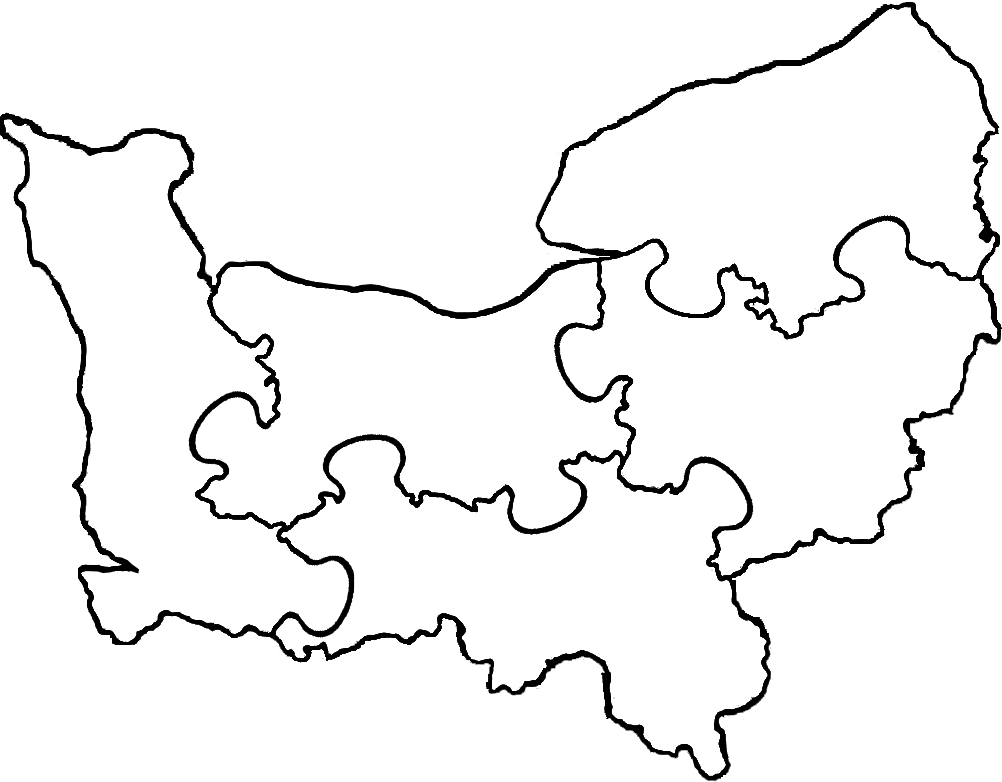
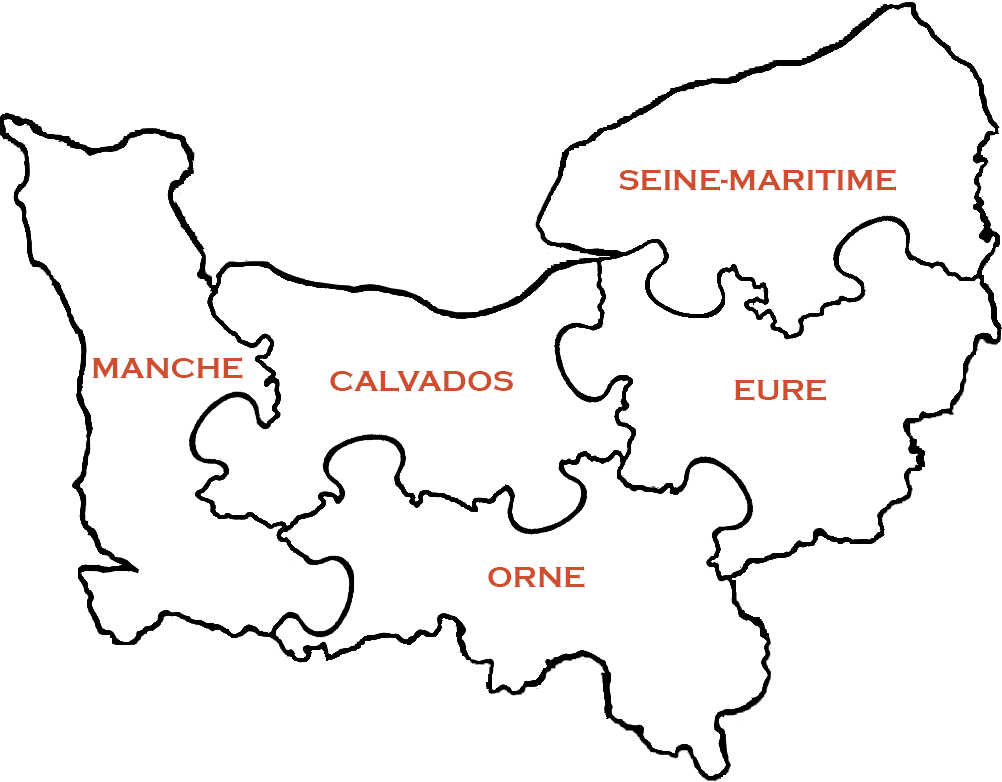
The second 1002px x 782px image is a revision of the first. Changes to its layers:
added layer "SEINE-MARITIME" above "CALVADOS" over left=619, top=169, right=896, bottom=191
added layer "CALVADOS" above "MANCHE" over left=330, top=371, right=513, bottom=392
added layer "MANCHE" above "ORNE" over left=92, top=357, right=243, bottom=379
added layer "ORNE" above "EURE" over left=488, top=566, right=585, bottom=588
added layer "EURE" above "Manche" over left=734, top=379, right=826, bottom=401
painted on "Manche" over left=4, top=119, right=350, bottom=642
painted on "Orne" over left=275, top=439, right=768, bottom=776
painted on "Seine-Maritime" over left=539, top=7, right=995, bottom=335
painted on "Calvados" over left=195, top=261, right=632, bottom=530
painted on "Eure" over left=559, top=220, right=998, bottom=576
